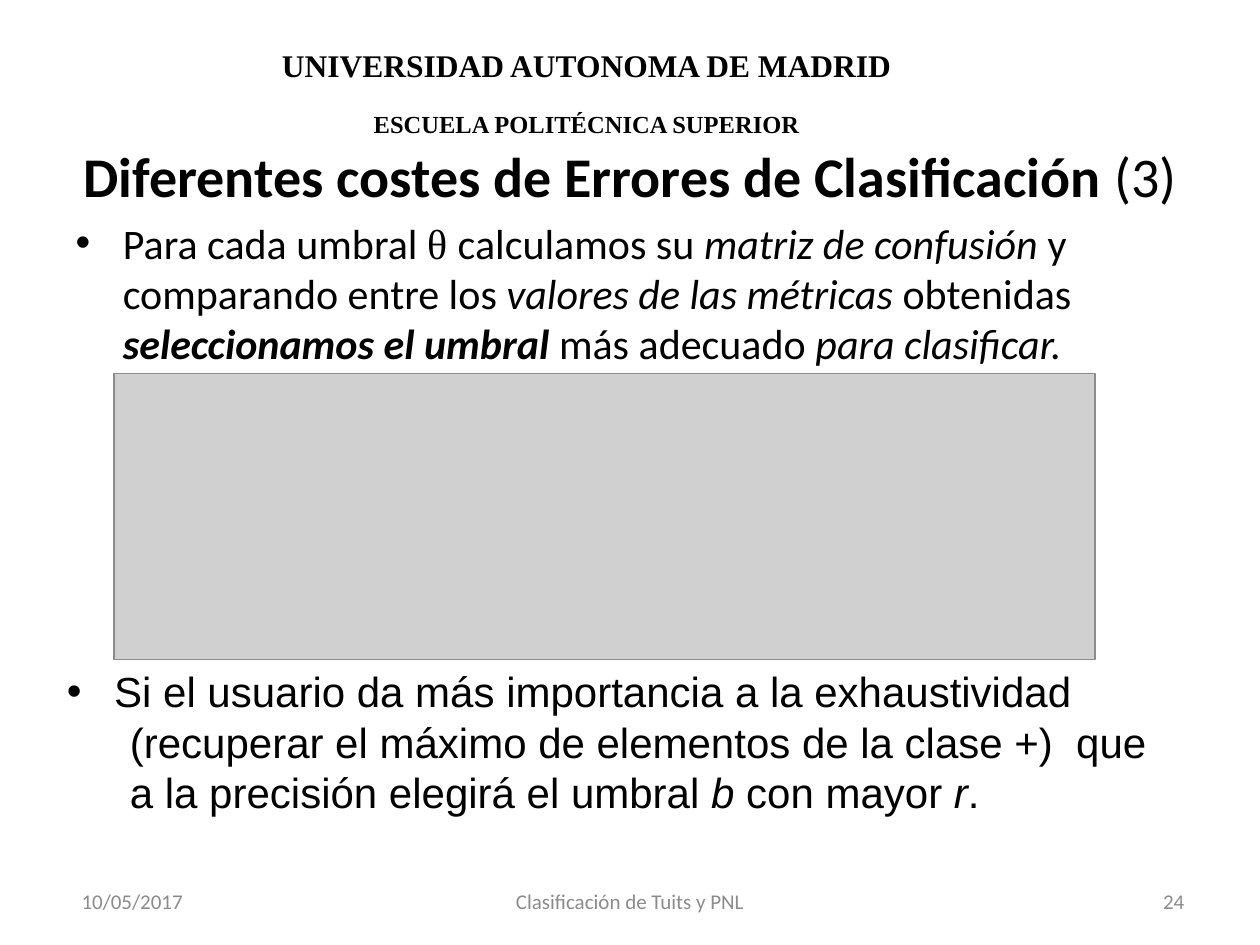
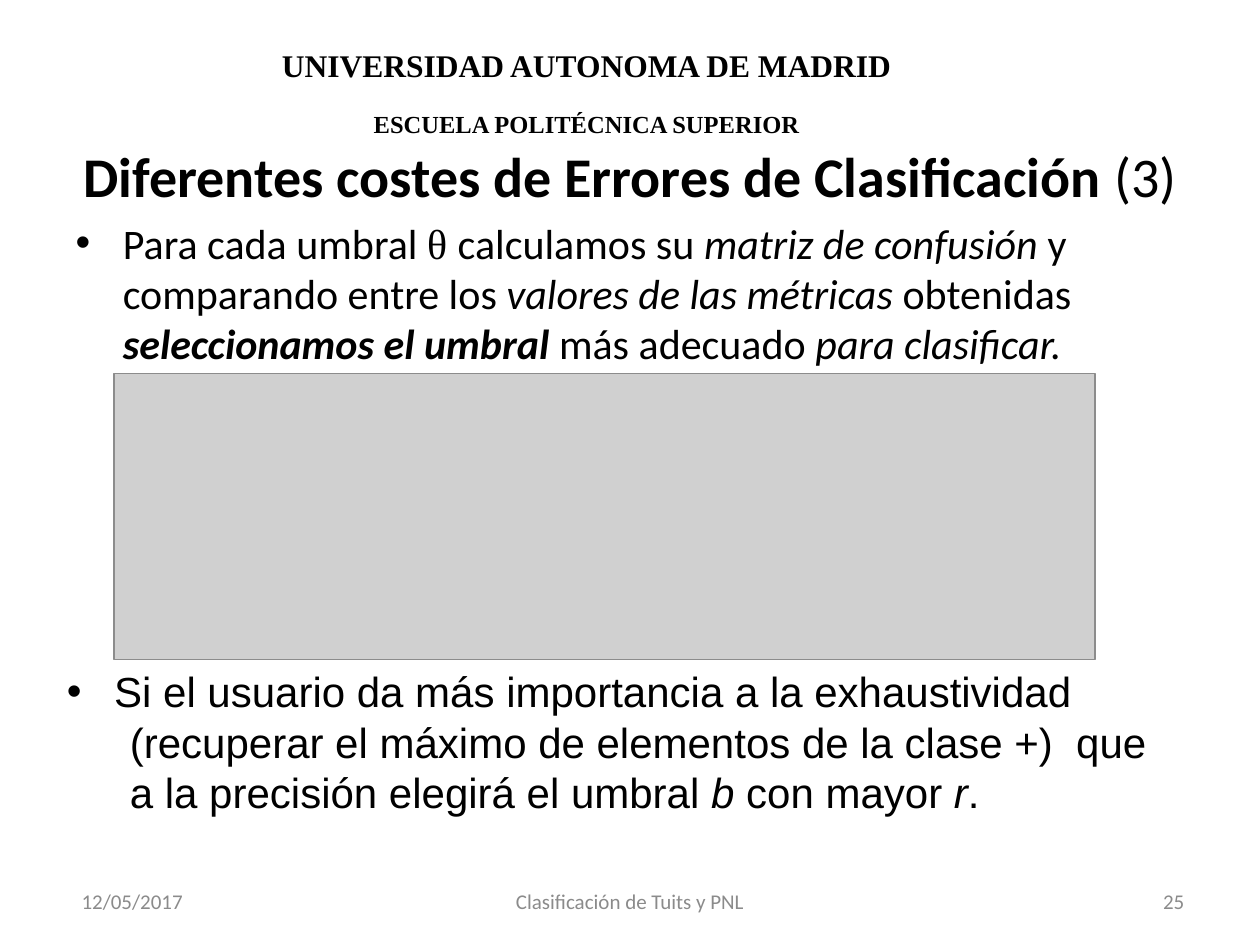
Before and after one commit to FlorLoreto/TFG, a slide deck: slide 25 of Presentación/NPLV3.pptx (slide 24 before the commit). Drawn at 1260x945 pixels with LibreOffice and Linux fonts; fonts in the diff are those of the drawing; grey boxes stand for pictures; background and template pictures are left out. Boxes give left, top, right and bottom in pixels: in the first picture for what was removed or moved away, otherwise in the second. Text is boxed around its words. In the diff, an @@ line names an element or a change of style, - is before the commit and + after.

```diff
--- a/Presentación/NPLV3.pptx
+++ b/Presentación/NPLV3.pptx
@@ text at [82, 894, 183, 910]: text changed @@
-10/05/2017
+12/05/2017
@@ page number at [1163, 895, 1184, 909]: text changed @@
-24
+25
```
Also in this commit, not shown: 41 other slides changed, 1 slide added, 8 other files.
